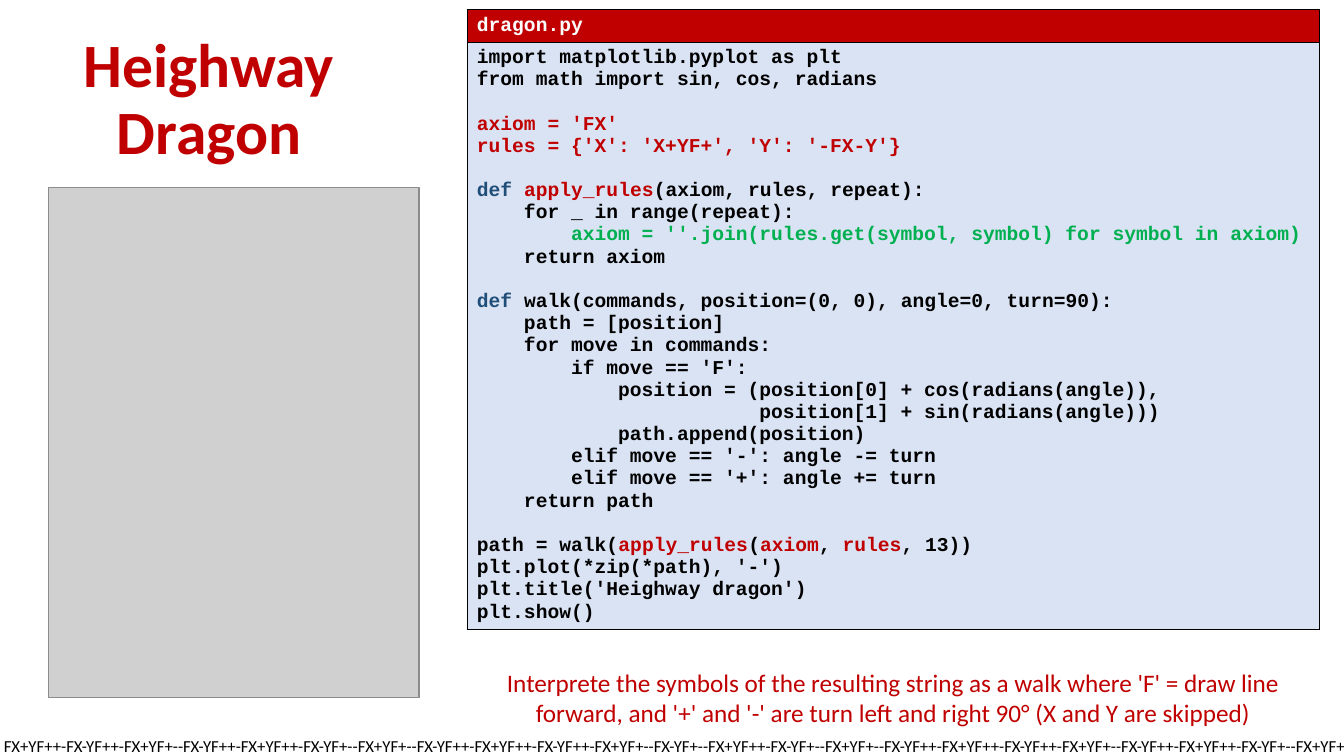
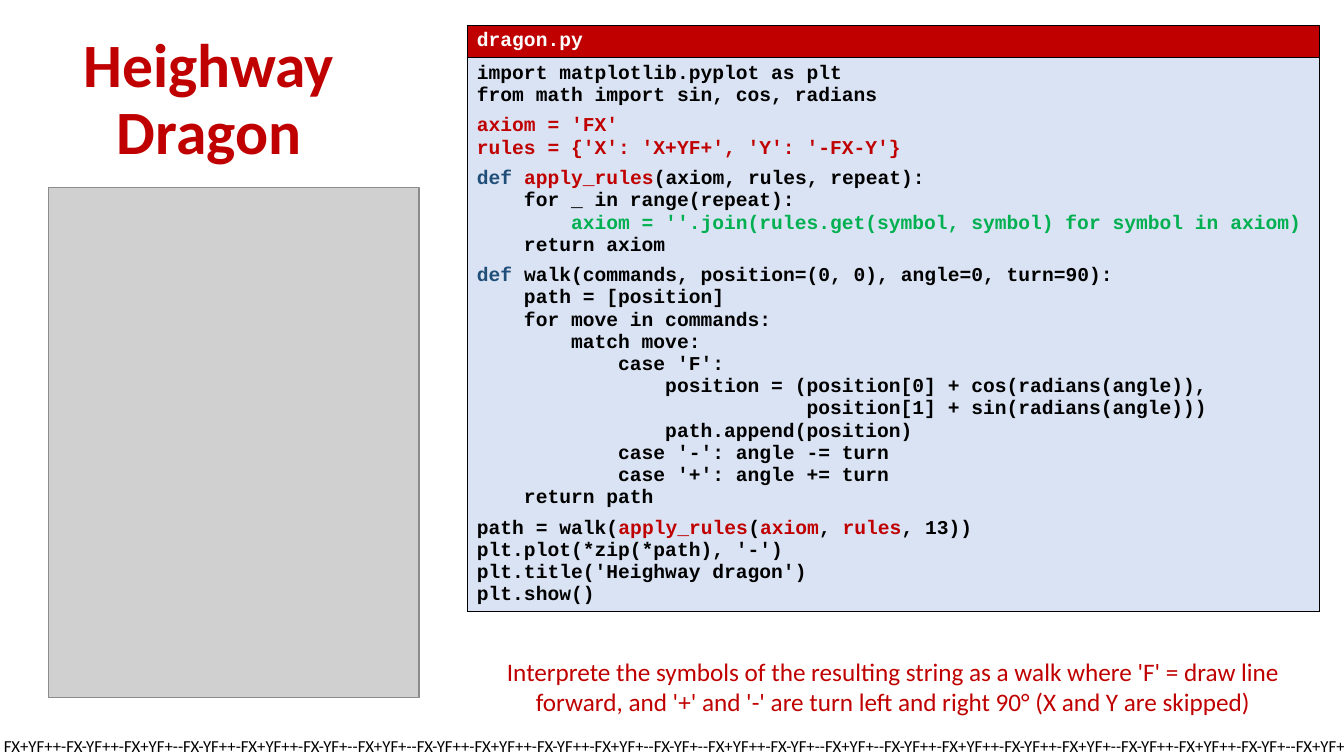
Before and after one commit to gsbrodal/gsbrodal.github.io, a slide deck: slide 24 of ipsa/slides/text.pptx. Drawn at 1344x756 pixels with LibreOffice and Linux fonts; fonts in the diff are those of the drawing; grey boxes stand for pictures. Boxes give left, top, right and bottom in pixels: in the first picture for what was removed or moved away, otherwise in the second. Text is boxed around its words. In the diff, an @@ line names an element or a change of style, - is before the commit and + after.

Commit message:
project-4-mnist.md all-slides.pdf code.zip generator.pdf generator.pptx text.pdf text.pptx

```diff
--- a/ipsa/slides/text.pptx
+++ b/ipsa/slides/text.pptx
@@ table at [467, 25, 1320, 643] @@
-row 2, column 1: import matplotlib.pyplot as plt / from math import sin, cos, radians / axiom = 'FX' / rules = {'X': 'X+YF+', 'Y': '-FX-Y'} / def apply_rules(axiom, rules, repeat): / for _ in range(repeat): / axiom = ''.join(rules.get(symbol, symbol) for symbol in axiom) / return axiom / def walk(commands, position=(0, 0), angle=0, turn=90): / path = [position] / for move in commands: / if move == 'F': / position = (position[0] + cos(radians(angle)), / position[1] + sin(radians(angle))) / path.append(position) / elif move == '-': angle -= turn / elif move == '+': angle += turn / return path / path = walk(apply_rules(axiom, rules, 13)) / plt.plot(*zip(*path), '-') / plt.title('Heighway dragon') / plt.show()
+row 2, column 1: import matplotlib.pyplot as plt / from math import sin, cos, radians / axiom = 'FX' / rules = {'X': 'X+YF+', 'Y': '-FX-Y'} / def apply_rules(axiom, rules, repeat): / for _ in range(repeat): / axiom = ''.join(rules.get(symbol, symbol) for symbol in axiom) / return axiom / def walk(commands, position=(0, 0), angle=0, turn=90): / path = [position] / for move in commands: / match move: / case 'F': / position = (position[0] + cos(radians(angle)), / position[1] + sin(radians(angle))) / path.append(position) / case '-': angle -= turn / case '+': angle += turn / return path / path = walk(apply_rules(axiom, rules, 13)) / plt.plot(*zip(*path), '-') / plt.title('Heighway dragon') / plt.show()
@@ table: place and size @@
-table at [467, 10, 1320, 665]
+table at [467, 25, 1320, 643]
@@ text "Interprete the symbols of the ...": place and size @@
-text "Interprete the symbols of the ..." at [507, 674, 1278, 727]
+text "Interprete the symbols of the ..." at [507, 663, 1278, 716]
```
Also in this commit, not shown: 6 other files.
